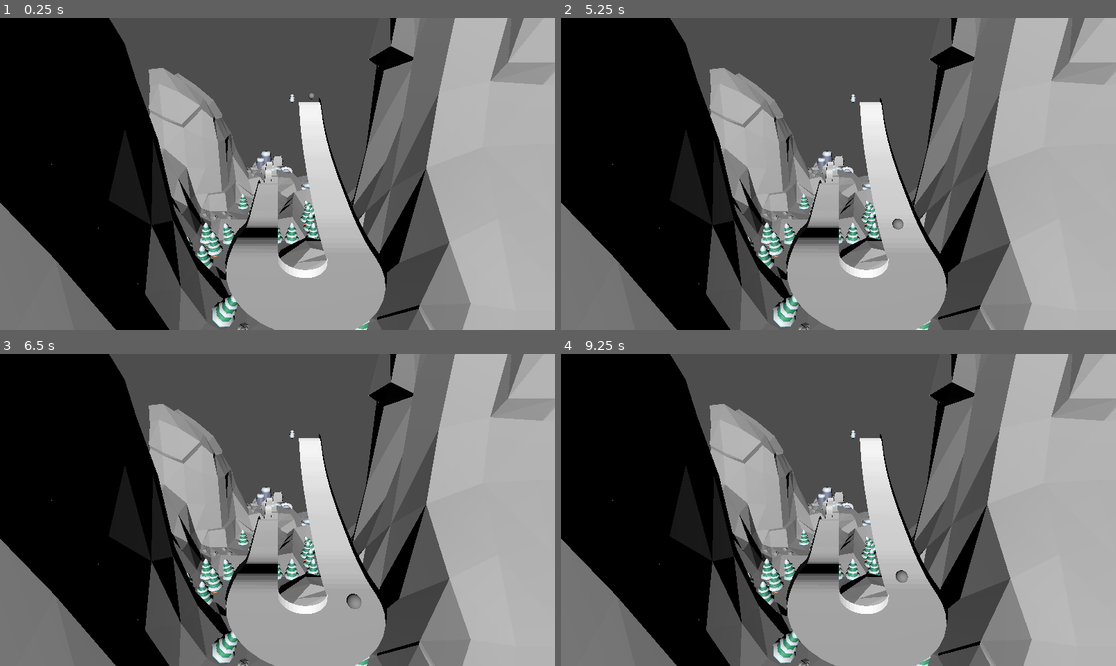
Above: before the commit, frames 1-4 (two rows, left to right).
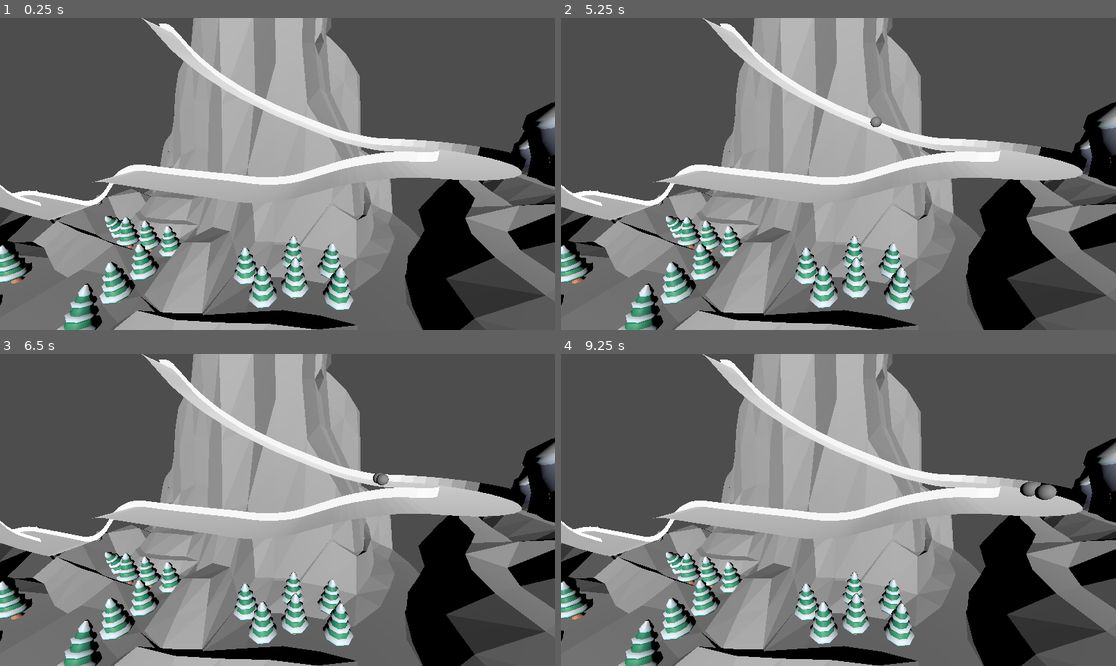
Above: after the commit, the same moments.

Repository: rohan-sav/Yr12GodotRohanHarshith
Game: Godot game, scene res://TestWorld.tscn
The game is run twice, just before and just after one commit, with the same random seed, the same clock (stepped at 60 frames per second) and the same inputs. This scene is started directly instead of the project's main scene.
Inputs:
- Up to frame 1 (0.25 s): no input
- Up to frame 2 (5.25 s): tap Enter at 0.5 s; hold Right 0.53-1.28 s; hold Left 1.28-2.03 s; hold Right 2.03-3.53 s; hold Left from 3.53 s (still down)
- Up to frame 3 (6.5 s): release Left at 5.78 s; hold Right from 5.78 s (still down)
- Up to frame 4 (9.25 s): release Right at 8.03 s; hold Left from 8.03 s (still down)

The runs differ from the first frame. In frame 1, 84% of the frame differs, in the area x 0-100%, y 0-100%; in frame 2, 85%; in frame 3, 84%; in frame 4, 85%.

Commit message:
Checkpoint System

Diff:
--- /dev/null
+++ b/testing/Checkpoint.tscn
@@ -0,0 +1,11 @@
+[gd_scene load_steps=2 format=3 uid="uid://mihwpb02li17"]
+
+[sub_resource type="BoxShape3D" id="BoxShape3D_qkbnx"]
+size = Vector3(13.6537, 12.03, 31.16)
+
+[node name="Checkpoint" type="Area3D"]
+
+[node name="CollisionShape3D" type="CollisionShape3D" parent="."]
+transform = Transform3D(1, 0, 0, 0, 1, 0, 0, 0, 1, -5.75059, 0, 0)
+shape = SubResource("BoxShape3D_qkbnx")
+debug_color = Color(0.894118, 0, 0.192157, 1)
--- a/testing/TestWorld.tscn
+++ b/testing/TestWorld.tscn
@@ -1,7 +1,8 @@
-[gd_scene load_steps=7 format=3 uid="uid://ch10bessjfv01"]
+[gd_scene load_steps=6 format=3 uid="uid://ch10bessjfv01"]
 
 [ext_resource type="PackedScene" uid="uid://bsr0c3kqef8tc" path="res://Models/skitrackimport.glb" id="1_7c1qw"]
 [ext_resource type="Script" uid="uid://c1nmdj5j6n3eg" path="res://rigid_body_3d.gd" id="1_i7llj"]
+[ext_resource type="PackedScene" uid="uid://mihwpb02li17" path="res://Checkpoint.tscn" id="3_74u7v"]
 
 [sub_resource type="SphereShape3D" id="SphereShape3D_i7llj"]
 radius = 5.0
@@ -10,21 +11,12 @@
 radius = 5.0
 height = 10.0
 
-[sub_resource type="Curve3D" id="Curve3D_7c1qw"]
-_data = {
-"points": PackedVector3Array(0, 0, 0, 0, 0, 0, 10.1982, 0, -311.893, 0, 0, 0, 0, 0, 0, 7.1986, -35.3644, -364.868, 0, 0, 0, 0, 0, 0, 4.94894, -61.1563, -431.008, 0, 0, 0, 0, 0, 0, 4.94894, -81.0265, -484.193, 0, 0, 0, 0, 0, 0, 8.69839, -88.9436, -531.712, 0, 0, 0, 0, 0, 0, 22.2281, -88.4764, -578.189, 0, 0, 0, 0, 0, 0, 45.77, -75.4588, -587.954, 0, 0, 0, 0, 0, 0, 67.9397, -85.906, -570.601, 0, 0, 0, 0, 0, 0, 82.9374, -94.3055, -509.361, 0, 0, 0, 0, 0, 0, 79.0978, -108.099, -479.078, 0, 0, 0, 0, 0, 0, 85.1871, -117.248, -455.107, 0, 0, 0, 0, 0, 0, 85.1871, -120.416, -415.275, 0, 0, 0, 0, 0, 0, 85.1871, -124.65, -287.463),
-"tilts": PackedFloat32Array(0, 0, 0, 0, 0, 0, 0, 0, 0, 0, 0, 0, 0)
-}
-point_count = 13
-
-[sub_resource type="BoxMesh" id="BoxMesh_i7llj"]
-
 [node name="Node3D" type="Node3D"]
 
-[node name="RigidBody3D" type="RigidBody3D" parent="." node_paths=PackedStringArray("path")]
+[node name="RigidBody3D" type="RigidBody3D" parent="." node_paths=PackedStringArray("checkpoint_system")]
 transform = Transform3D(1, 0, 0, 0, 1, 0, 0, 0, 1, 6.28712, 362.662, -287.606)
 script = ExtResource("1_i7llj")
-path = NodePath("../Path3D")
+checkpoint_system = NodePath("../CheckpointSystem")
 
 [node name="CollisionShape3D" type="CollisionShape3D" parent="RigidBody3D"]
 shape = SubResource("SphereShape3D_i7llj")
@@ -32,22 +24,157 @@
 [node name="MeshInstance3D" type="MeshInstance3D" parent="RigidBody3D"]
 mesh = SubResource("SphereMesh_74u7v")
 
+[node name="RigidBody3D2" type="RigidBody3D" parent="." node_paths=PackedStringArray("checkpoint_system")]
+transform = Transform3D(1, 0, 0, 0, 1, 0, 0, 0, 1, 18.71, 362.662, -287.606)
+script = ExtResource("1_i7llj")
+checkpoint_system = NodePath("../CheckpointSystem")
+
+[node name="CollisionShape3D" type="CollisionShape3D" parent="RigidBody3D2"]
+shape = SubResource("SphereShape3D_i7llj")
+
+[node name="MeshInstance3D" type="MeshInstance3D" parent="RigidBody3D2"]
+mesh = SubResource("SphereMesh_74u7v")
+
 [node name="skitrackimport" parent="." instance=ExtResource("1_7c1qw")]
 transform = Transform3D(1, 0, 0, 0, 1, 0, 0, 0, 1, 69.2138, 1.19209e-07, -1423.5)
 
 [node name="Camera3D" type="Camera3D" parent="."]
-transform = Transform3D(-0.999999, 0.000800811, -0.00114372, 0.000439115, 0.957983, 0.286825, 0.00132536, 0.286825, -0.957982, 65.8743, 332.123, -671.702)
+transform = Transform3D(-0.301287, -0.273371, 0.913507, 0.000439125, 0.957983, 0.286826, -0.953533, 0.0868181, -0.288508, 221.268, 254.835, -491.519)
 
 [node name="DirectionalLight3D" type="DirectionalLight3D" parent="Camera3D"]
 
-[node name="Path3D" type="Path3D" parent="."]
-transform = Transform3D(1, 0, 0, 0, 0.999393, 0.0348472, 0, -0.0348472, 0.999393, 0, 331.092, 0)
-curve = SubResource("Curve3D_7c1qw")
+[node name="CheckpointSystem" type="Node3D" parent="."]
 
-[node name="PathFollow3D" type="PathFollow3D" parent="Path3D"]
-transform = Transform3D(0.998368, -0.0313529, 0.0470413, -1.86258e-09, 0.83211, 0.554603, -0.0565305, -0.553715, 0.830781, 10.1982, 0, -311.893)
+[node name="Checkpoint" parent="CheckpointSystem" instance=ExtResource("3_74u7v")]
+transform = Transform3D(1, 0, 0, 0, 1, 0, 0, 0, 1, 15.1887, 298.505, -344.236)
 
-[node name="MeshInstance3D" type="MeshInstance3D" parent="Path3D/PathFollow3D"]
-transform = Transform3D(12, 0, 0, 2.98023e-08, 12, 4.76837e-07, 0, 4.76837e-07, 12, -0.0177727, 7.32867, 5.2617)
-visible = false
-mesh = SubResource("BoxMesh_i7llj")
+[node name="Checkpoint2" parent="CheckpointSystem" instance=ExtResource("3_74u7v")]
+transform = Transform3D(1, 0, 0, 0, 1, 0, 0, 0, 1, 15.1887, 227.394, -540.653)
+
+[node name="Checkpoint3" parent="CheckpointSystem" instance=ExtResource("3_74u7v")]
+transform = Transform3D(0.0794856, 0, -0.996836, 0, 1, 0, 0.996836, 0, 0.0794856, 45.1831, 229.305, -574.606)
+
+[node name="Checkpoint4" parent="CheckpointSystem" instance=ExtResource("3_74u7v")]
+transform = Transform3D(-0.996998, 0, -0.0774324, 0, 1, 0, 0.0774324, 0, -0.996998, 83.4877, 226.983, -521.525)
+
+[node name="Checkpoint5" parent="CheckpointSystem" instance=ExtResource("3_74u7v")]
+transform = Transform3D(-0.996998, 0, -0.0774324, 0, 1, 0, 0.0774324, 0, -0.996998, 77.1897, 201.154, -393.562)
+
+[node name="Checkpoint6" parent="CheckpointSystem" instance=ExtResource("3_74u7v")]
+transform = Transform3D(-0.996998, 0, -0.0774324, -0.0186329, 0.970616, 0.239912, 0.0751571, 0.240635, -0.967701, 77.1897, 201.703, -280.391)
+
+[node name="Checkpoint7" parent="CheckpointSystem" instance=ExtResource("3_74u7v")]
+transform = Transform3D(-0.996998, -1.80791e-09, -0.0774324, -0.0346348, 0.894389, 0.445948, 0.0692547, 0.447291, -0.891703, 77.0006, 152.442, -196.607)
+
+[node name="Checkpoint8" parent="CheckpointSystem" instance=ExtResource("3_74u7v")]
+transform = Transform3D(-0.996998, -1.80719e-09, -0.0774324, 0.0108715, 0.990095, -0.139978, 0.0766655, -0.1404, -0.987122, 90.6021, 152.442, -101.813)
+
+[node name="CollisionShape3D" parent="CheckpointSystem/Checkpoint8" index="0"]
+transform = Transform3D(0.99999, 0.00444255, 0.000127904, -0.00444248, 0.998353, 0.0571999, 0.000127159, -0.0572001, 0.998363, -3.90867, -3.47688, 0.491539)
+
+[node name="Checkpoint9" parent="CheckpointSystem" instance=ExtResource("3_74u7v")]
+transform = Transform3D(-0.99967, 0.0237961, -0.00970099, 0.0256652, 0.943472, -0.330458, 0.00128897, -0.330598, -0.943771, 90.6111, 170.312, -36.2352)
+
+[node name="CollisionShape3D" parent="CheckpointSystem/Checkpoint9" index="0"]
+transform = Transform3D(0.999977, 0.00546131, 0.00412553, -0.00622379, 0.976337, 0.216164, -0.00284665, -0.216185, 0.976348, -3.90867, -3.47688, 0.491543)
+
+[node name="Checkpoint10" parent="CheckpointSystem" instance=ExtResource("3_74u7v")]
+transform = Transform3D(-0.99967, 0.0237961, -0.00970099, 0.0251785, 0.831508, -0.554942, -0.00513904, -0.555003, -0.831832, 90.6111, 173.813, 4.96703)
+
+[node name="CollisionShape3D" parent="CheckpointSystem/Checkpoint10" index="0"]
+transform = Transform3D(0.999977, 0.00546131, 0.00412553, -0.00622379, 0.976337, 0.216164, -0.00284665, -0.216185, 0.976348, -3.90867, -3.47688, 0.491543)
+
+[node name="Checkpoint11" parent="CheckpointSystem" instance=ExtResource("3_74u7v")]
+transform = Transform3D(-0.99967, 0.0237961, -0.00970099, 0.0219782, 0.98734, 0.15709, 0.0133163, 0.156825, -0.987537, 90.6111, 166.47, 46.7642)
+
+[node name="CollisionShape3D" parent="CheckpointSystem/Checkpoint11" index="0"]
+transform = Transform3D(0.999977, 0.00546131, 0.00412553, -0.00622379, 0.976337, 0.216164, -0.00284665, -0.216185, 0.976348, -3.90867, -3.47688, 0.491543)
+
+[node name="Checkpoint12" parent="CheckpointSystem" instance=ExtResource("3_74u7v")]
+transform = Transform3D(-0.964142, -0.196677, 0.17818, -0.170444, 0.973526, 0.152302, -0.203417, 0.116471, -0.97214, 114.21, 138.875, 89.7705)
+
+[node name="CollisionShape3D" parent="CheckpointSystem/Checkpoint12" index="0"]
+transform = Transform3D(0.999977, 0.00546131, 0.00412553, -0.00622379, 0.976337, 0.216164, -0.00284665, -0.216185, 0.976348, -3.90867, -3.47688, 0.491543)
+
+[node name="Checkpoint13" parent="CheckpointSystem" instance=ExtResource("3_74u7v")]
+transform = Transform3D(-0.997139, 0.0476474, 0.0586884, 0.0163116, 0.893679, -0.44841, -0.0738142, -0.44617, -0.891899, 64.1115, 141.171, 157.794)
+
+[node name="CollisionShape3D" parent="CheckpointSystem/Checkpoint13" index="0"]
+transform = Transform3D(0.999976, 0.00546132, 0.00412579, -0.00622384, 0.976337, 0.216164, -0.00284693, -0.216185, 0.97635, -2.05453, -3.4884, 0.486267)
+
+[node name="Checkpoint14" parent="CheckpointSystem" instance=ExtResource("3_74u7v")]
+transform = Transform3D(-0.997139, 0.0476474, 0.0586884, 0.0616884, 0.961607, 0.26741, -0.0436939, 0.270265, -0.961794, 63.2431, 109.367, 255.329)
+
+[node name="CollisionShape3D" parent="CheckpointSystem/Checkpoint14" index="0"]
+transform = Transform3D(0.999976, 0.00546132, 0.00412579, -0.00622384, 0.976337, 0.216164, -0.00284693, -0.216185, 0.97635, -2.05453, -3.4884, 0.486267)
+
+[node name="Checkpoint15" parent="CheckpointSystem" instance=ExtResource("3_74u7v")]
+transform = Transform3D(-0.999764, 0.0188601, 0.010775, 0.0173478, 0.991824, -0.126428, -0.0130713, -0.126211, -0.991917, 63.2431, 87.9258, 350.191)
+
+[node name="CollisionShape3D" parent="CheckpointSystem/Checkpoint15" index="0"]
+transform = Transform3D(0.999976, 0.00546132, 0.00412579, -0.00622384, 0.976337, 0.216164, -0.00284693, -0.216185, 0.97635, -2.05453, -3.4884, 0.486267)
+
+[node name="Checkpoint16" parent="CheckpointSystem" instance=ExtResource("3_74u7v")]
+transform = Transform3D(-0.998744, 0.0386346, 0.0318901, 0.0306981, 0.975051, -0.219851, -0.0395883, -0.218597, -0.975012, 63.2431, 84.5939, 451.82)
+
+[node name="CollisionShape3D" parent="CheckpointSystem/Checkpoint16" index="0"]
+transform = Transform3D(0.999976, 0.00546132, 0.00412579, -0.00622384, 0.976337, 0.216164, -0.00284693, -0.216185, 0.97635, -2.05453, -3.4884, 0.486267)
+
+[node name="Checkpoint17" parent="CheckpointSystem" instance=ExtResource("3_74u7v")]
+transform = Transform3D(-0.998744, 0.0386346, 0.0318901, 0.0306981, 0.975051, -0.219851, -0.0395883, -0.218597, -0.975012, 63.2431, 84.5939, 560.618)
+
+[node name="CollisionShape3D" parent="CheckpointSystem/Checkpoint17" index="0"]
+transform = Transform3D(0.999976, 0.00546132, 0.00412579, -0.00622384, 0.976337, 0.216164, -0.00284693, -0.216185, 0.97635, -2.05453, -3.4884, 0.486267)
+
+[node name="Checkpoint18" parent="CheckpointSystem" instance=ExtResource("3_74u7v")]
+transform = Transform3D(-0.998744, 0.0386346, 0.0318901, 0.0500907, 0.779359, 0.624572, -0.00072371, 0.625386, -0.780316, 63.2431, 60.0992, 664.099)
+
+[node name="CollisionShape3D" parent="CheckpointSystem/Checkpoint18" index="0"]
+transform = Transform3D(0.999976, 0.00546132, 0.00412579, -0.00622384, 0.976337, 0.216164, -0.00284693, -0.216185, 0.97635, -2.05453, -3.4884, 0.486267)
+
+[node name="Checkpoint19" parent="CheckpointSystem" instance=ExtResource("3_74u7v")]
+transform = Transform3D(-0.943637, -0.305624, -0.127055, -0.327601, 0.917163, 0.226914, 0.0471799, 0.255748, -0.965592, 61.8115, -47.9788, 698.868)
+
+[node name="CollisionShape3D" parent="CheckpointSystem/Checkpoint19" index="0"]
+transform = Transform3D(0.999976, 0.00546132, 0.00412579, -0.00622384, 0.976337, 0.216164, -0.00284693, -0.216185, 0.97635, -2.05453, -3.4884, 0.486267)
+
+[node name="Checkpoint20" parent="CheckpointSystem" instance=ExtResource("3_74u7v")]
+transform = Transform3D(-0.89119, -0.379725, 0.248173, -0.327601, 0.917163, 0.226914, -0.31378, 0.120921, -0.941764, 53.2574, -81.0042, 779.128)
+
+[node name="CollisionShape3D" parent="CheckpointSystem/Checkpoint20" index="0"]
+transform = Transform3D(0.999976, 0.00546132, 0.00412579, -0.00622384, 0.976337, 0.216164, -0.00284693, -0.216185, 0.97635, -2.05453, -3.4884, 0.486267)
+
+[node name="Checkpoint21" parent="CheckpointSystem" instance=ExtResource("3_74u7v")]
+transform = Transform3D(0.324936, 0.402094, 0.856, -0.646024, 0.755407, -0.109612, -0.690703, -0.51738, 0.505221, -12.2677, -77.1408, 822.639)
+
+[node name="CollisionShape3D" parent="CheckpointSystem/Checkpoint21" index="0"]
+transform = Transform3D(0.999976, 0.00546132, 0.00412579, -0.00622384, 0.976337, 0.216164, -0.00284693, -0.216185, 0.97635, -2.05453, -3.4884, 0.486267)
+
+[node name="Checkpoint22" parent="CheckpointSystem" instance=ExtResource("3_74u7v")]
+transform = Transform3D(0.817076, 0.13138, -0.561361, -0.116871, 0.991218, 0.0618735, 0.56456, 0.0150514, 0.825254, -12.2677, -97.6816, 755.245)
+
+[node name="CollisionShape3D" parent="CheckpointSystem/Checkpoint22" index="0"]
+transform = Transform3D(0.999976, 0.00546132, 0.00412579, -0.00622384, 0.976337, 0.216164, -0.00284693, -0.216185, 0.97635, -2.05453, -3.4884, 0.486267)
+
+[editable path="CheckpointSystem/Checkpoint"]
+[editable path="CheckpointSystem/Checkpoint2"]
+[editable path="CheckpointSystem/Checkpoint3"]
+[editable path="CheckpointSystem/Checkpoint4"]
+[editable path="CheckpointSystem/Checkpoint5"]
+[editable path="CheckpointSystem/Checkpoint6"]
+[editable path="CheckpointSystem/Checkpoint7"]
+[editable path="CheckpointSystem/Checkpoint8"]
+[editable path="CheckpointSystem/Checkpoint9"]
+[editable path="CheckpointSystem/Checkpoint10"]
+[editable path="CheckpointSystem/Checkpoint11"]
+[editable path="CheckpointSystem/Checkpoint12"]
+[editable path="CheckpointSystem/Checkpoint13"]
+[editable path="CheckpointSystem/Checkpoint14"]
+[editable path="CheckpointSystem/Checkpoint15"]
+[editable path="CheckpointSystem/Checkpoint16"]
+[editable path="CheckpointSystem/Checkpoint17"]
+[editable path="CheckpointSystem/Checkpoint18"]
+[editable path="CheckpointSystem/Checkpoint19"]
+[editable path="CheckpointSystem/Checkpoint20"]
+[editable path="CheckpointSystem/Checkpoint21"]
+[editable path="CheckpointSystem/Checkpoint22"]
--- a/testing/rigid_body_3d.gd
+++ b/testing/rigid_body_3d.gd
@@ -1,16 +1,92 @@
 extends RigidBody3D
 
-@export var path: Path3D
 @export var speed: float = 50.0
 @export var target_offset: float = 0.0
 @export var lookahead: float = 3.0
+@export var checkpoint_system: Node3D
+
+var checkpoints: Array = []
+var current_checkpoint_index: int = 0
+var current_checkpoint: Node3D
+
+func _ready():
+	if checkpoint_system:
+		checkpoints = checkpoint_system.get_children()
+		if checkpoints.size() > 0:
+			current_checkpoint = checkpoints[current_checkpoint_index]
+			connect_to_checkpoint(current_checkpoint)
 
 func _physics_process(delta: float) -> void:
-	if path == null or path.curve == null:
-		return
+	if current_checkpoint:
+		move_towards_checkpoint(delta)
 
-	target_offset += lookahead * delta
-	var target_pos: Vector3 = path.curve.sample_baked(target_offset)
-	var direction = (target_pos - global_transform.origin).normalized()
+func move_towards_checkpoint(delta: float):
+	# Calculate direction to checkpoint
+	var target_position = current_checkpoint.global_position
+	target_position.y += target_offset  # Apply vertical offset if needed
 
-	apply_central_force(direction * speed)
+	var direction = (target_position - global_position).normalized()
+
+	# Apply lookahead - predict where we'll be and adjust direction
+	var predicted_position = global_position + linear_velocity * lookahead
+	var lookahead_direction = (target_position - predicted_position).normalized()
+
+	# Blend current direction with lookahead direction
+	direction = direction.lerp(lookahead_direction, 0.5)
+
+	# Apply force towards checkpoint
+	var force = direction * speed
+	apply_central_force(force)
+
+func connect_to_checkpoint(checkpoint: Node3D):
+	# Connect to checkpoint's area_entered signal if it has one
+	if checkpoint.has_signal("body_entered"):
+		if not checkpoint.body_entered.is_connected(_on_checkpoint_entered):
+			checkpoint.body_entered.connect(_on_checkpoint_entered)
+
+func _on_checkpoint_entered(body: Node3D):
+	# Check if the body that entered is this AI player
+	if body == self:
+		advance_to_next_checkpoint()
+
+func advance_to_next_checkpoint():
+	# Disconnect from current checkpoint
+	if current_checkpoint and current_checkpoint.has_signal("body_entered"):
+		if current_checkpoint.body_entered.is_connected(_on_checkpoint_entered):
+			current_checkpoint.body_entered.disconnect(_on_checkpoint_entered)
+
+	# Move to next checkpoint
+	current_checkpoint_index += 1
+
+	# Loop back to first checkpoint if we've reached the end
+	if current_checkpoint_index >= checkpoints.size():
+		current_checkpoint_index = 0
+
+	# Set new current checkpoint
+	current_checkpoint = checkpoints[current_checkpoint_index]
+	connect_to_checkpoint(current_checkpoint)
+
+	print("AI Player advanced to checkpoint: ", current_checkpoint_index)
+
+# Optional: Manual checkpoint advancement for testing
+func set_target_checkpoint(index: int):
+	if index >= 0 and index < checkpoints.size():
+		# Disconnect from current checkpoint
+		if current_checkpoint and current_checkpoint.has_signal("body_entered"):
+			if current_checkpoint.body_entered.is_connected(_on_checkpoint_entered):
+				current_checkpoint.body_entered.disconnect(_on_checkpoint_entered)
+
+		current_checkpoint_index = index
+		current_checkpoint = checkpoints[current_checkpoint_index]
+		connect_to_checkpoint(current_checkpoint)
+
+# Get distance to current checkpoint
+func get_distance_to_checkpoint() -> float:
+	if current_checkpoint:
+		return global_position.distance_to(current_checkpoint.global_position)
+	return 0.0
+
+# Check if we're close to checkpoint (backup method if signals fail)
+func _on_area_3d_body_entered(body: Node3D):
+	if body == self:
+		advance_to_next_checkpoint()
